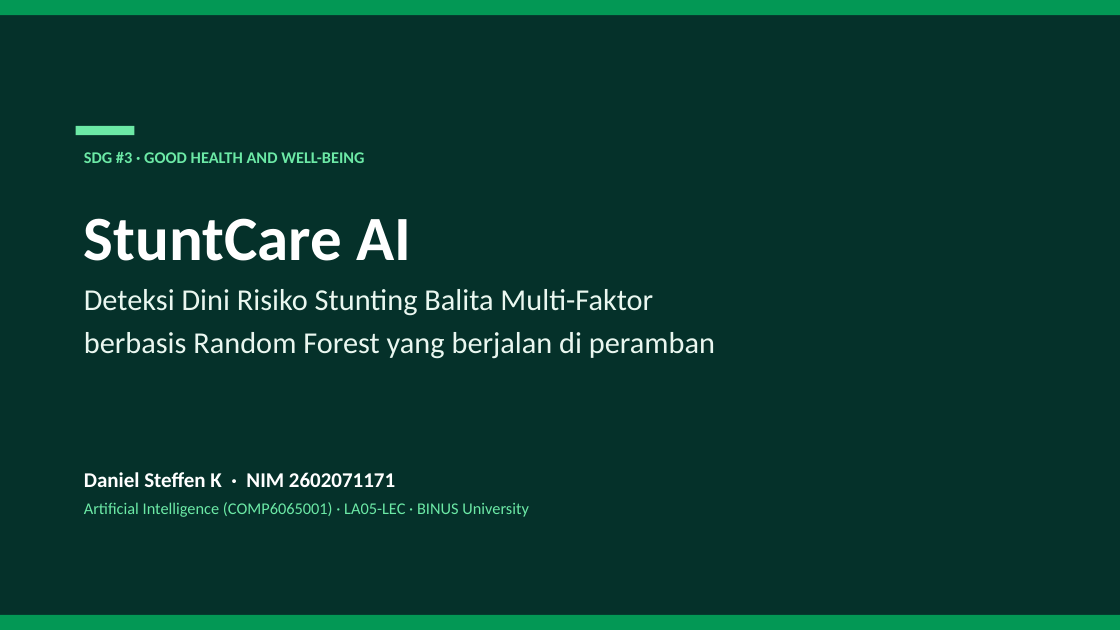
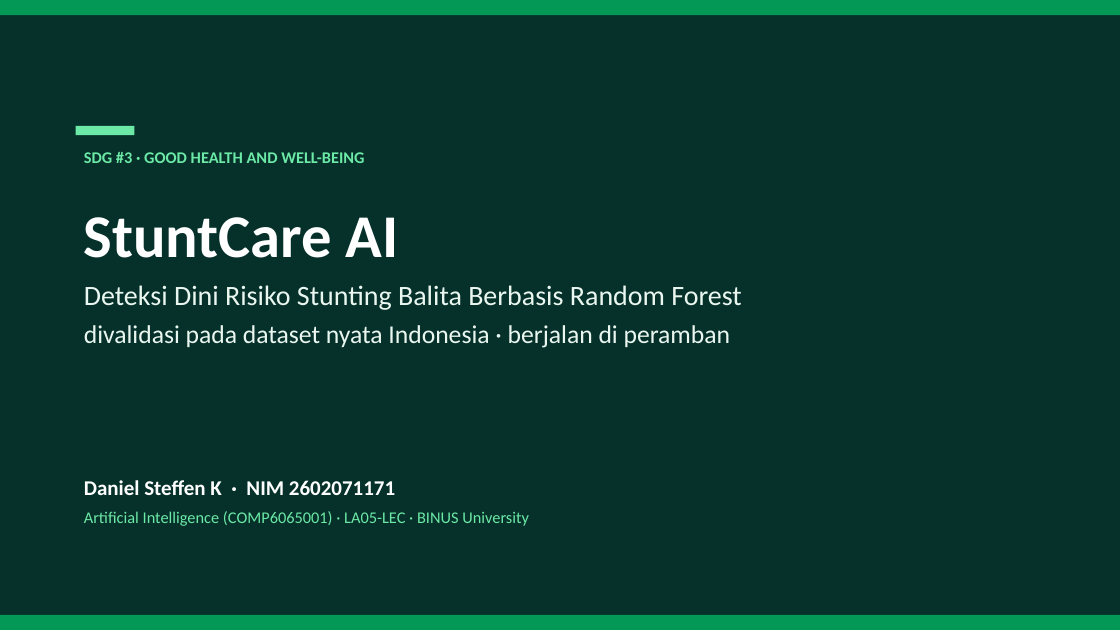
Before and after one commit to steffenkwik/machinelearning-ai, a slide deck: slide 1 of StuntCare_AI_Presentation.pptx. Drawn at 1120x630 pixels with LibreOffice and Linux fonts; fonts in the diff are those of the drawing. Boxes give left, top, right and bottom in pixels: in the first picture for what was removed or moved away, otherwise in the second. Text is boxed around its words. In the diff, an @@ line names an element or a change of style, - is before the commit and + after.

```diff
--- a/StuntCare_AI_Presentation.pptx
+++ b/StuntCare_AI_Presentation.pptx
@@ text at bbox=[84, 217, 399, 258]: size 54 to 52 pt in "StuntCare AI" @@
@@ text at bbox=[84, 285, 742, 348]: text changed; size 26 to 22 pt @@
-Deteksi Dini Risiko Stunting Balita Multi-Faktor
-berbasis Random Forest yang berjalan di peramban
+Deteksi Dini Risiko Stunting Balita Berbasis Random Forest
+divalidasi pada dataset nyata Indonesia · berjalan di peramban
@@ text "Daniel Steffen K · NIM ...": place and size @@
-text "Daniel Steffen K · NIM ..." at bbox=[84, 472, 529, 517]
+text "Daniel Steffen K · NIM ..." at bbox=[84, 480, 529, 526]
```
Also in this commit, not shown: 6 other slides changed, 10 slides added, 7 slides removed, 32 other files.
